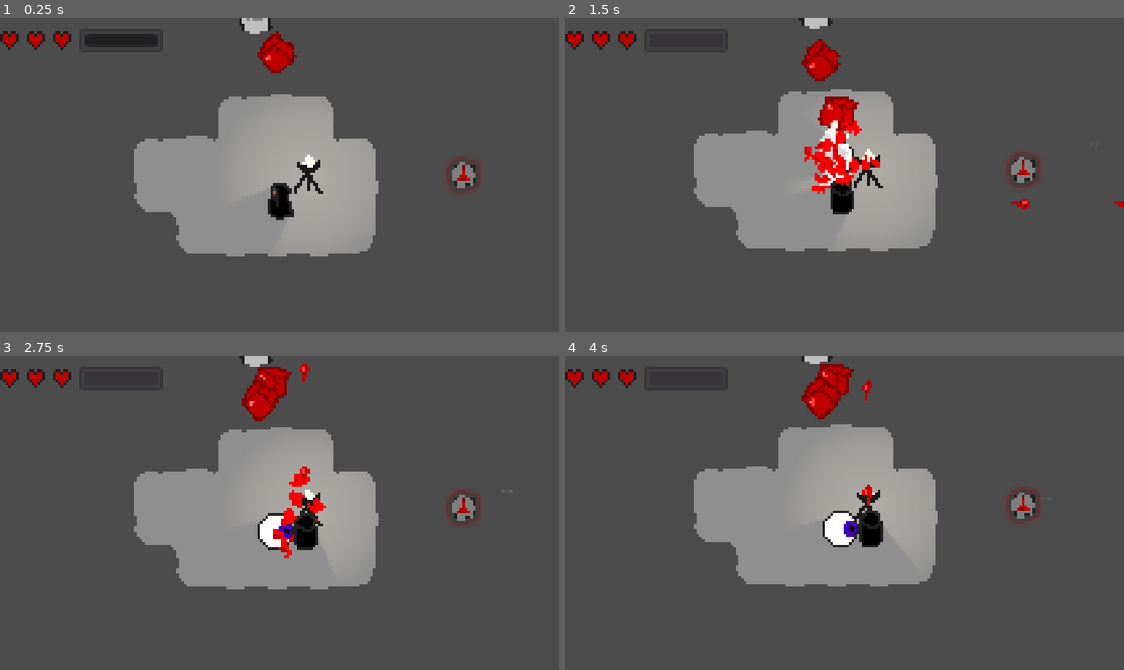
Above: before the commit, frames 1-4 (two rows, left to right).
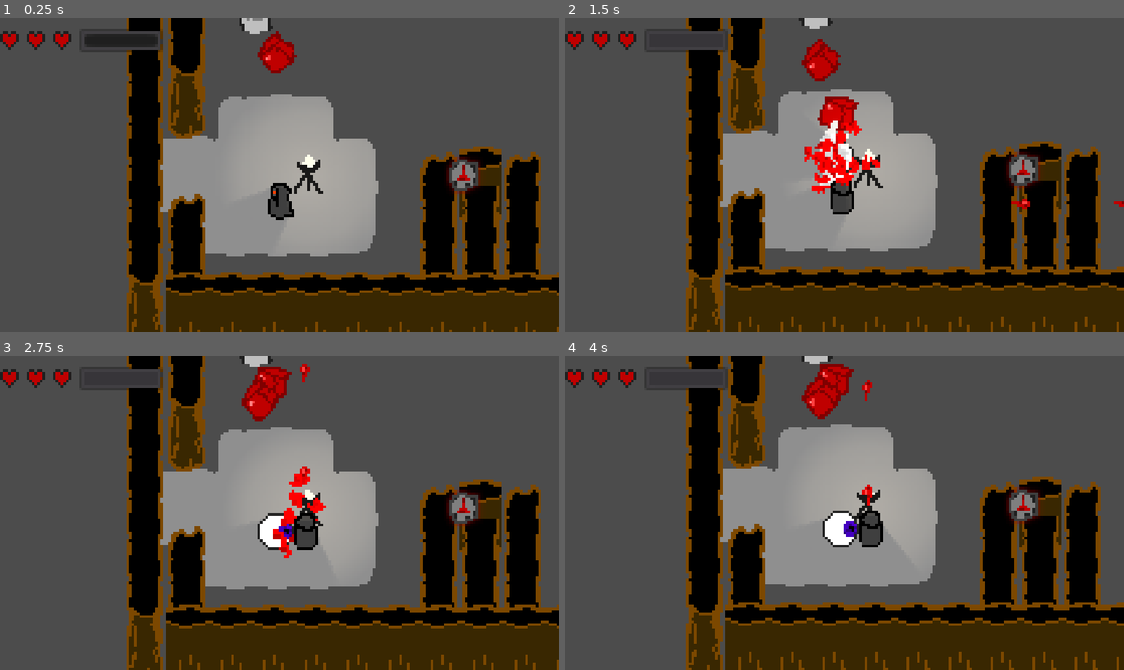
Above: after the commit, the same moments.

Repository: GammaGames/bloodmagic
Game: Godot game, scene res://scenes/Main.tscn
Same seed, same stepped clock (60 frames per second), same inputs: the game is played once before the commit and once after it.
Inputs (mouse positions are in pixels of both pictures, inside the frame that each line leads up to):
- Up to frame 1 (0.25 s): no input
- Up to frame 2 (1.5 s): move the mouse to (967, 159) at 0.52 s; hold Right (ui_right) 0.53-1.28 s; hold Space (key_use) 0.53-1.28 s; click (967, 159) at 0.67 s; move the mouse to (816, 175) at 1.27 s; hold Up (ui_up) from 1.28 s (still down); tap Space (key_use) at 1.35 s
- Up to frame 3 (2.75 s): keep holding Up (ui_up); move the mouse to (296, 506) at 2.02 s; hold Space (key_use) from 2.03 s (still down)
- Up to frame 4 (4 s): keep holding Up (ui_up); move the mouse to (838, 519) at 2.77 s; release Space (key_use) at 2.78 s; tap Space (key_use) at 2.85 s; move the mouse to (889, 516) at 3.52 s; hold Space (key_use) from 3.53 s (still down)

The runs differ from the first frame. In frame 1, 31% of the frame differs, in the area x 22-100%, y 0-100%; in frame 2, 32%; in frame 3, 32%; in frame 4, 33%, in the area x 21-100%, y 0-100%.

Commit message:
work on autotiles

Diff:
--- a/assets/sprites/tilesets/cave.tres
+++ b/assets/sprites/tilesets/cave.tres
@@ -8,8 +8,17 @@
 0/texture = ExtResource( 1 )
 0/tex_offset = Vector2( 0, 0 )
 0/modulate = Color( 1, 1, 1, 1 )
-0/region = Rect2( 0, 0, 288, 96 )
-0/is_autotile = false
+0/region = Rect2( 0, 0, 192, 128 )
+0/is_autotile = true
+0/autotile/bitmask_mode = 1
+0/autotile/icon_coordinate = Vector2( 0, 0 )
+0/autotile/tile_size = Vector2( 16, 32 )
+0/autotile/spacing = 0
+0/autotile/bitmask_flags = [ Vector2( 0, 0 ), 144, Vector2( 0, 1 ), 146, Vector2( 0, 2 ), 18, Vector2( 0, 3 ), 16, Vector2( 1, 3 ), 48, Vector2( 2, 3 ), 56, Vector2( 3, 3 ), 24 ]
+0/autotile/occluder_map = [  ]
+0/autotile/navpoly_map = [  ]
+0/autotile/priority_map = [  ]
 0/occluder_offset = Vector2( 144, 48 )
 0/navigation_offset = Vector2( 144, 48 )
 0/shapes = [  ]
+_sections_unfolded = [ "0" ]
--- a/assets/sprites/tilesets/image6.tres
+++ b/assets/sprites/tilesets/image6.tres
@@ -8,11 +8,11 @@
 0/texture = ExtResource( 1 )
 0/tex_offset = Vector2( 0, 0 )
 0/modulate = Color( 1, 1, 1, 1 )
-0/region = Rect2( 0, 0, 288, 96 )
+0/region = Rect2( 0, 0, 192, 64 )
 0/is_autotile = true
 0/autotile/bitmask_mode = 1
 0/autotile/icon_coordinate = Vector2( 4, 0 )
-0/autotile/tile_size = Vector2( 24, 24 )
+0/autotile/tile_size = Vector2( 16, 16 )
 0/autotile/spacing = 0
 0/autotile/bitmask_flags = [ Vector2( 0, 0 ), 144, Vector2( 0, 1 ), 146, Vector2( 0, 2 ), 18, Vector2( 0, 3 ), 16, Vect …(983 unchanged characters)…
 0/autotile/occluder_map = [  ]
--- a/scenes/Main.tscn
+++ b/scenes/Main.tscn
@@ -3,7 +3,7 @@
 [ext_resource path="res://assets/scripts/Main.gd" type="Script" id=1]
 [ext_resource path="res://assets/scripts/engine/CaveGeneration.gd" type="Script" id=2]
 [ext_resource path="res://assets/sprites/tilesets/ground.tres" type="TileSet" id=3]
-[ext_resource path="res://assets/sprites/tilesets/image6.tres" type="TileSet" id=4]
+[ext_resource path="res://assets/sprites/tilesets/cave.tres" type="TileSet" id=4]
 [ext_resource path="res://scenes/weapons/BaseWeapon.tscn" type="PackedScene" id=5]
 [ext_resource path="res://scenes/weapons/Shotty.tscn" type="PackedScene" id=6]
 [ext_resource path="res://scenes/weapons/Rail.tscn" type="PackedScene" id=7]
@@ -109,10 +109,9 @@
 [node name="CaveTilemap" type="TileMap" parent="Underworld" index="1"]
 
 position = Vector2( -50, -300 )
-scale = Vector2( 0.25, 0.25 )
 mode = 0
 tile_set = ExtResource( 4 )
-cell_size = Vector2( 24, 24 )
+cell_size = Vector2( 16, 16 )
 cell_quadrant_size = 16
 cell_custom_transform = Transform2D( 1, 0, 0, 1, 0, 0 )
 cell_half_offset = 2
@@ -126,7 +125,7 @@
 collision_mask = 3
 occluder_light_mask = 1
 format = 1
-tile_data = PoolIntArray( 262132, 0, 196609, 262133, 0, 196610, 262134, 0, 3, 262136, 0, 8, 262137, 0, 11, 327670, 0, 131073, 327671, 0, 196610, 327672, 0, 131080, 327673, 0, 131083, 393208, 0, 65544, 393209, 0, 65542, 393210, 0, 11, 458742, 0, 8, 458743, 0, 10, 458744, 0, 65541, 458745, 0, 131081, 458746, 0, 131083, 524278, 0, 196616, 524279, 0, 196618, 524280, 0, 196617, 524281, 0, 196617, 524282, 0, 196614, 524283, 0, 196611, 589815, 0, 131072 )
+tile_data = PoolIntArray( 917501, 0, 1, 917502, 0, 196610, 917503, 0, 3, 851969, 0, 1, 851970, 0, 196610, 851971, 0, 3, 983037, 0, 65536, 983039, 0, 131073, 917504, 0, 2, 917505, 0, 131075, 917507, 0, 65536, 917509, 0, 196609, 917510, 0, 196610, 917511, 0, 2, 917512, 0, 196610, 917513, 0, 196611, 1048573, 0, 65536, 983040, 0, 65536, 983043, 0, 65536, 983047, 0, 65536, 1114109, 0, 65536, 1048576, 0, 65536, 1048579, 0, 65536, 1048583, 0, 65536, 1179645, 0, 131073, 1179646, 0, 196610, 1179647, 0, 2, 1114112, 0, 131074, 1114113, 0, 196610, 1114114, 0, 2, 1114115, 0, 131075, 1114119, 0, 65536, 1245183, 0, 65536, 1179650, 0, 65536, 1179653, 0, 196608, 1179655, 0, 131072, 1310719, 0, 65536, 1245186, 0, 65536, 1376255, 0, 131073, 1310720, 0, 196610, 1310721, 0, 196610, 1310722, 0, 131075, 1310724, 0, 196608 )
 _sections_unfolded = [ "Cell", "Collision", "Transform", "Z Index" ]
 
 [node name="World" type="YSort" parent="." index="2"]
@@ -208,6 +207,7 @@
 
 [node name="Particles2D" type="Particles2D" parent="World/Player/Camera2D" index="0"]
 
+position = Vector2( 90, 0 )
 scale = Vector2( 5, 4 )
 z_index = -5
 emitting = true
Binary file added: assets/sprites/pallette.aseprite
Binary file changed: assets/sprites/player/player.png
Binary file changed: assets/sprites/tilesets/cave.png
Binary file added: assets/sprites/tilesets/cave_floor.aseprite
Binary file added: assets/sprites/tilesets/cave_reference.png
Not shown, added: assets/sprites/tilesets/cave_reference.png.import
Binary file changed: assets/sprites/tilesets/ice.png
Binary file changed: assets/sprites/tilesets/image6.png
